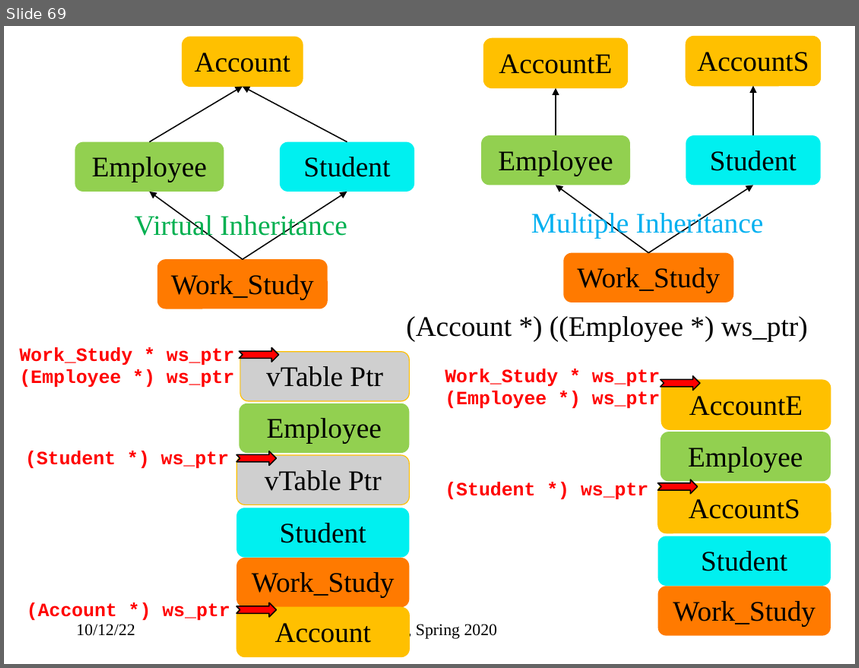
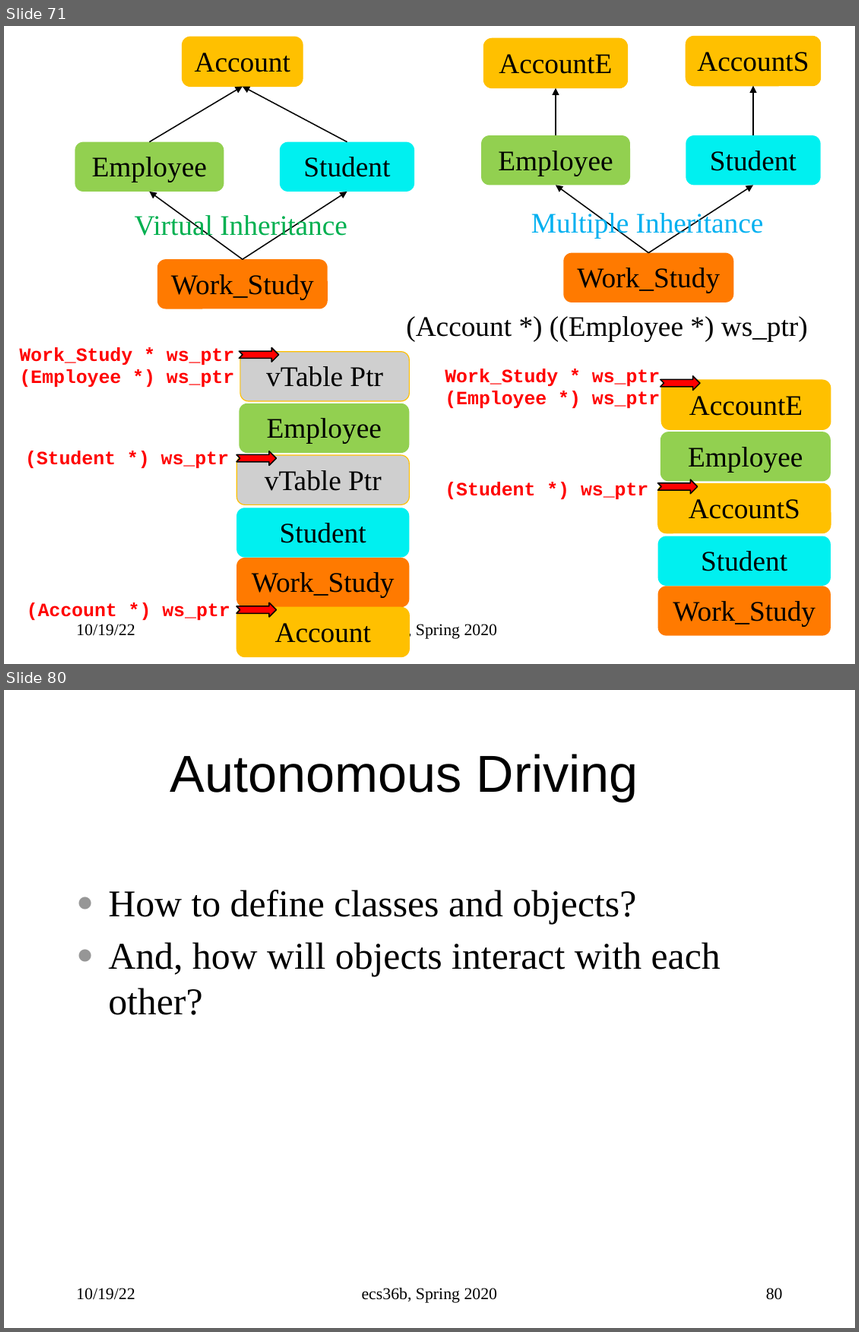
Before and after one commit to sfelixwu/ecs36b_slides, a slide deck: ecs36b_f2022_L004.pptx. Shown one above the other, each under a label of ours: slide 69 before the commit, slides 71 and 80 after it; the slides between them are not shown. The pictures are 859x668 and 859x1332 pixels, drawn with LibreOffice and Linux fonts; fonts in the diff are those of the drawing. Boxes give left, top, right and bottom in pixels: in the first picture for what was removed or moved away, otherwise in the second. Text is boxed around its words. In the diff, an @@ line names an element or a change of style, - is before the commit and + after.

```diff
--- a/ecs36b_f2022_L004.pptx
+++ b/ecs36b_f2022_L004.pptx
@@ slide 80 added at (x1=4, y1=690, x2=855, y2=1328), background #FFFFFF @@
@@ title added at (x1=170, y1=754, x2=639, y2=802), 44 pt, text #000000 @@
+Autonomous Driving
@@ text added at (x1=108, y1=890, x2=721, y2=1015), 32 pt, text #000000 @@
+● How to define classes and objects?
+● And, how will objects interact with each other?
@@ text added at (x1=76, y1=1288, x2=135, y2=1300), 14 pt, text #000000 @@
+10/19/22
@@ text added at (x1=362, y1=1288, x2=498, y2=1303), 14 pt, text #000000 @@
+ecs36b, Spring 2020
@@ page number added at (x1=766, y1=1288, x2=783, y2=1300), 14 pt, text #000000 @@
+80
@@ what was slide 69 is now slide 71 @@
@@ slide 71 changed as well @@
@@ text at (x1=76, y1=624, x2=135, y2=636): text changed @@
-10/12/22
+10/19/22
```
Also in this commit, not shown: 67 other slides changed, 14 other slides added.
